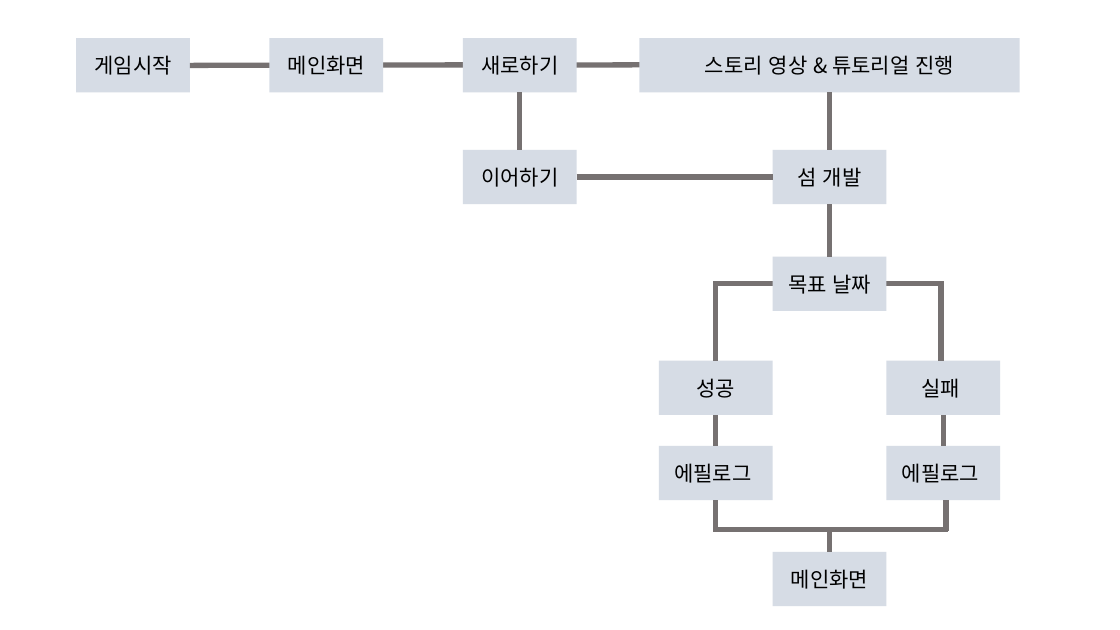
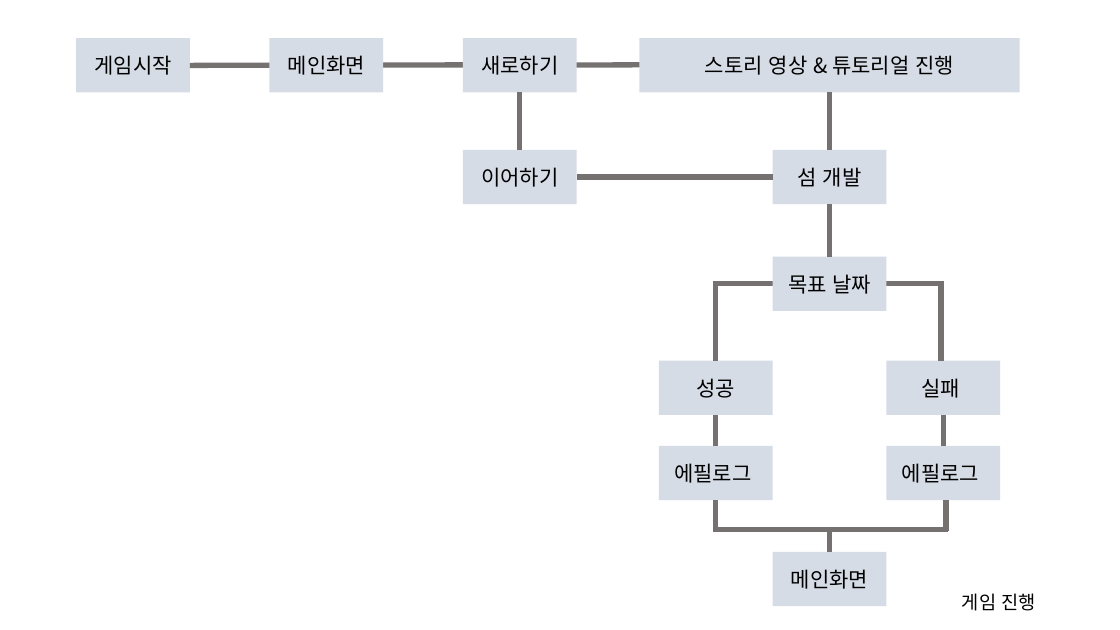
Before and after one commit to tireDep/InhaUniv_Education, a slide deck: slide 1 of 00. 기획 수업/컨셉 기획서/참고 자료/200627 컨셉 기획_흐름 도식화.pptx. Drawn at 1120x630 pixels with LibreOffice and Linux fonts; fonts in the diff are those of the drawing. Boxes give left, top, right and bottom in pixels: in the first picture for what was removed or moved away, otherwise in the second. Text is boxed around its words. In the diff, an @@ line names an element or a change of style, - is before the commit and + after.

```diff
--- a/00. 기획 수업/컨셉 기획서/참고 자료/200627 컨셉 기획_흐름 도식화.pptx
+++ b/00. 기획 수업/컨셉 기획서/참고 자료/200627 컨셉 기획_흐름 도식화.pptx
@@ text added at (x1=962, y1=593, x2=1035, y2=611), 16 pt, text #000000 @@
+게임 진행
```
Also in this commit, not shown: 1 other slide changed, 1 other file.
